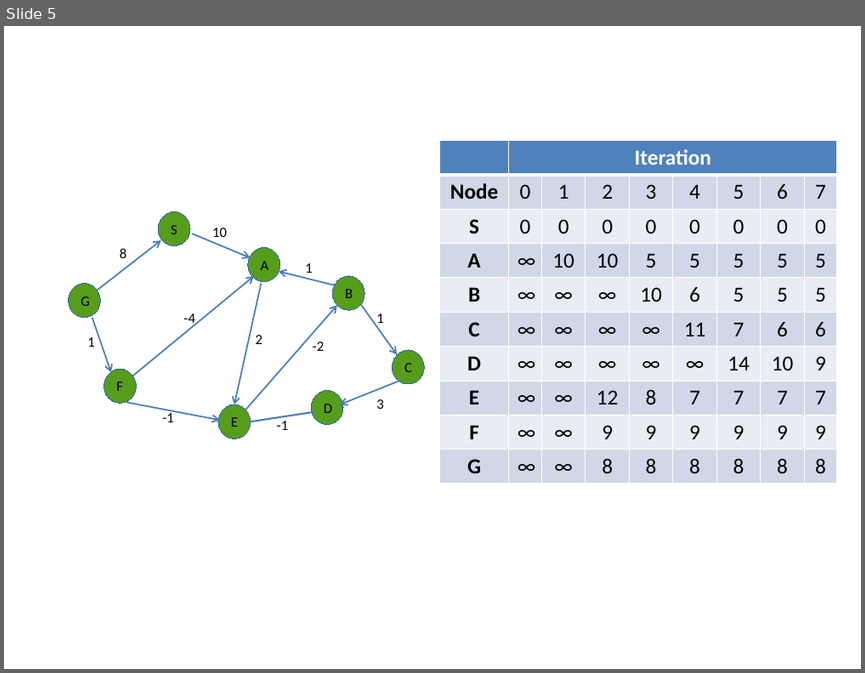
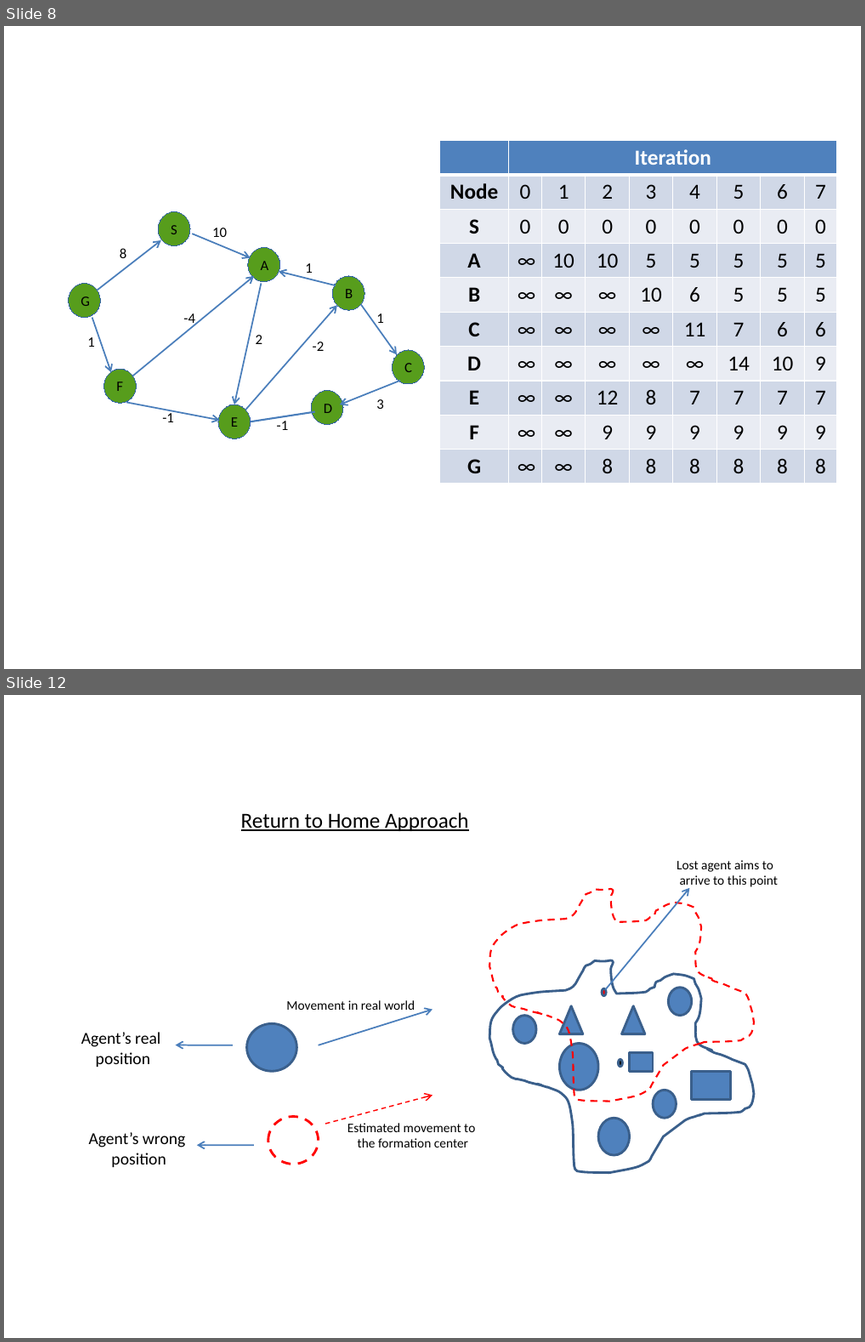
Before and after one commit to kadir4172/formation_control, a slide deck: Tez Çizimleri.pptx. Shown one above the other, each under a label of ours: slide 5 before the commit, slides 8 and 12 after it; the slides between them are not shown. The pictures are 865x673 and 865x1342 pixels, drawn with LibreOffice and Linux fonts; fonts in the diff are those of the drawing. Boxes give left, top, right and bottom in pixels: in the first picture for what was removed or moved away, otherwise in the second. Text is boxed around its words. In the diff, an @@ line names an element or a change of style, - is before the commit and + after.

Commit message:
[upgrade] LPS sistem yazıldı, formation controle kadar geldik

```diff
--- a/Tez Çizimleri.pptx
+++ b/Tez Çizimleri.pptx
@@ slide 12 added at box(4, 695, 861, 1338), background #FFFFFF @@
@@ text added at box(241, 812, 469, 831), 18 pt, text #000000, underline @@
+Return to Home Approach
@@ group added at box(81, 860, 778, 1172): 9 ellipses, 5 arrows, 5 texts, 2 freeform shapes, 2 triangles, 2 rectangles @@
+Agent’s real
+position
+Agent’s wrong
+position
+Estimated movement to
+the formation center
+Movement in real world
+Lost agent aims to
+arrive to this point
@@ what was slide 5 is now slide 8 @@
```
Also in this commit, not shown: 6 other slides added, 19 other files.
